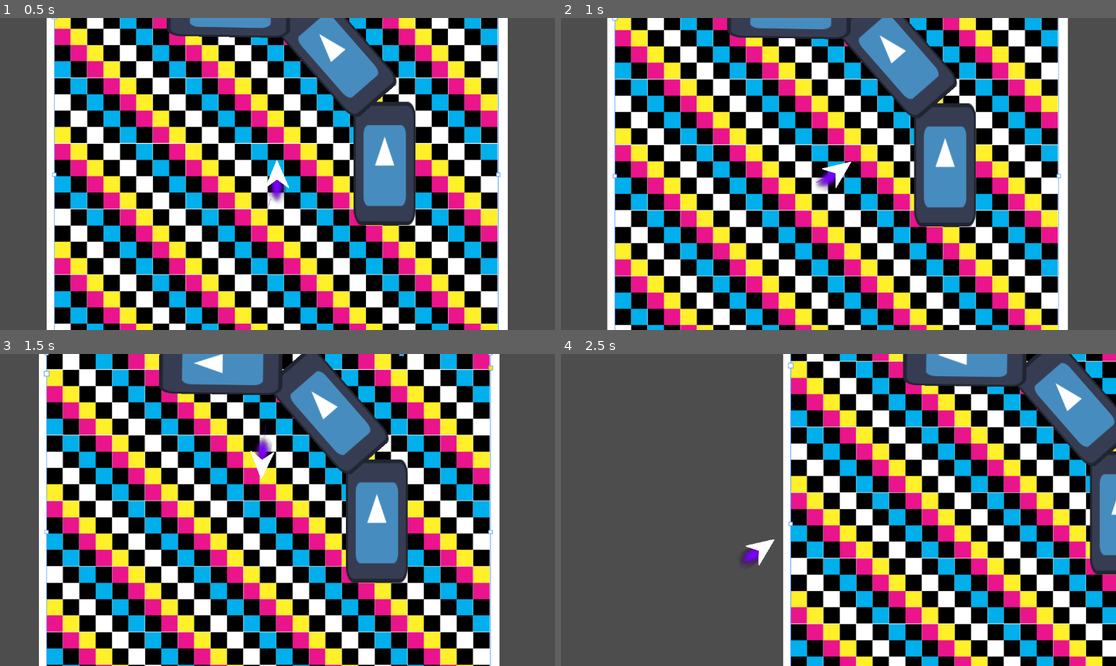
Above: before the commit, frames 1-4 (two rows, left to right).
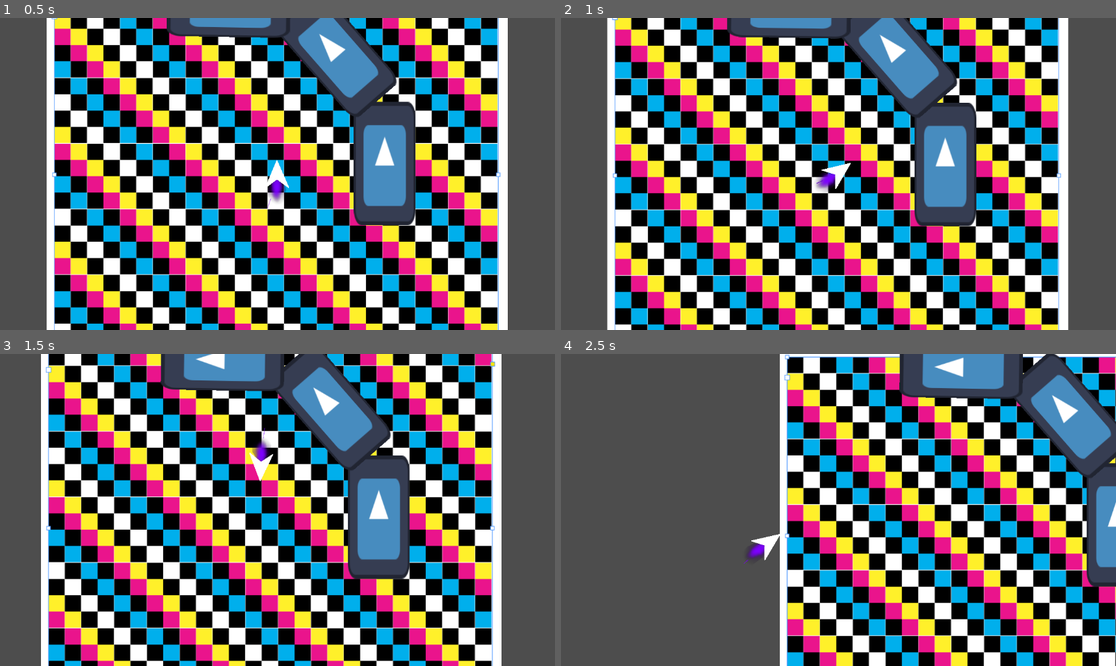
Above: after the commit, the same moments.

Repository: ParadoxArcher/Angle_Advantage
Game: Godot game, scene res://Scenes/GameScene.tscn
Two runs of this game, one before a commit and one after it. Both use one fixed random seed, a clock stepped at 60 frames per second and the inputs below. The engine's default icon, where the game draws it, is replaced by a stand-in: a white triangle on a blue panel in a dark square.
Inputs:
- Up to frame 1 (0.5 s): no input
- Up to frame 2 (1 s): tap Enter at 0.5 s; hold D (RotateRight) from 0.53 s (still down); hold W (Boost) from 0.53 s (still down)
- Up to frame 3 (1.5 s): release D (RotateRight) at 1.28 s; release W (Boost) at 1.28 s; hold S (Back) from 1.28 s (still down); tap Space (Dodge) at 1.35 s
- Up to frame 4 (2.5 s): release S (Back) at 2.03 s; hold D (RotateRight) from 2.03 s (still down); hold W (Boost) from 2.03 s (still down)

Frame 1 is identical in both runs. In frame 2, 8.9% of the frame differs, in the area x 9-92%, y 0-100%; in frame 3, 33%; in frame 4, 47%, in the area x 31-100%, y 0-100%.

Commit message:
vault backup: 2025-03-12 14:30:06

Diff:
--- a/zProject Files/Godot/Scripts/PlayerScript.gd
+++ b/zProject Files/Godot/Scripts/PlayerScript.gd
@@ -4,13 +4,13 @@
 var MoveInput = Vector2(0, 0)
 
 ## Brake Variables
-@export var BrakeDecelMult = [10.0, 3.0] # {0: SpeedDecelMult, 1: RotaDecelMult}
+@export var BrakeDecelMult = [4.0, 3.0] # {0: SpeedDecelMult, 1: RotaDecelMult}
 
 ## Boost Variables
 @export var MaxSpeed = 2000
 @export var BoostDecay = [0, .015, .8] # {0: Final,  1:DecayRate, 2:ReleaseAccelScaler(cannot be 0)}
 @export var SpeedAccel = [1.0, 0, .01] # {0: Global Mod, 1: BoostResult, 2: BaseSpeedAccel} ## Beware WallBoostScale
-@export var SpeedDecel = [.001, .001] # {0: Fluctuating,  1: Decel} ## Beware BrakeDecelMult
+@export var SpeedDecel = [.002, .002] # {0: Fluctuating,  1: Decel} ## Beware BrakeDecelMult
 var AccelRate = 0
 
 ## Rotation Variables
Not shown, changed: .obsidian/workspace.json
Not shown, changed: DevNotes/Player/Movement/Boost.md
Not shown, changed: Devlogs/2025-03-12.md
Not shown, changed: zReferences/Excalidraw/Drawing 2025-03-12 12.43.39.excalidraw.md
